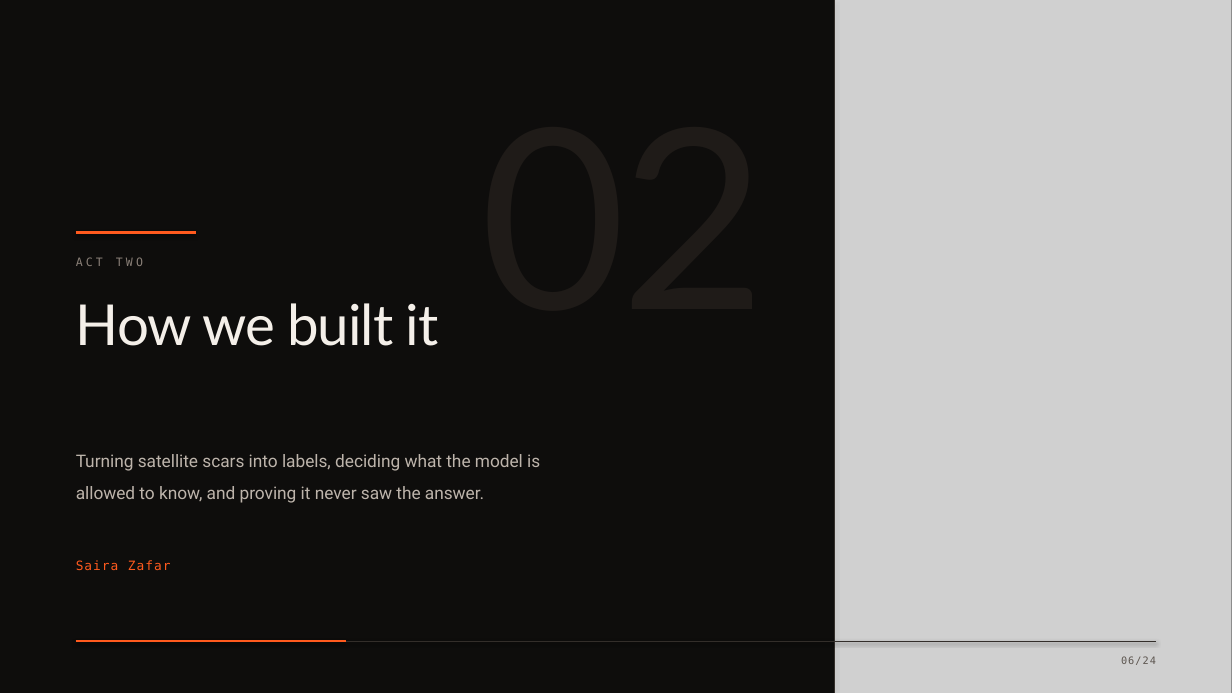
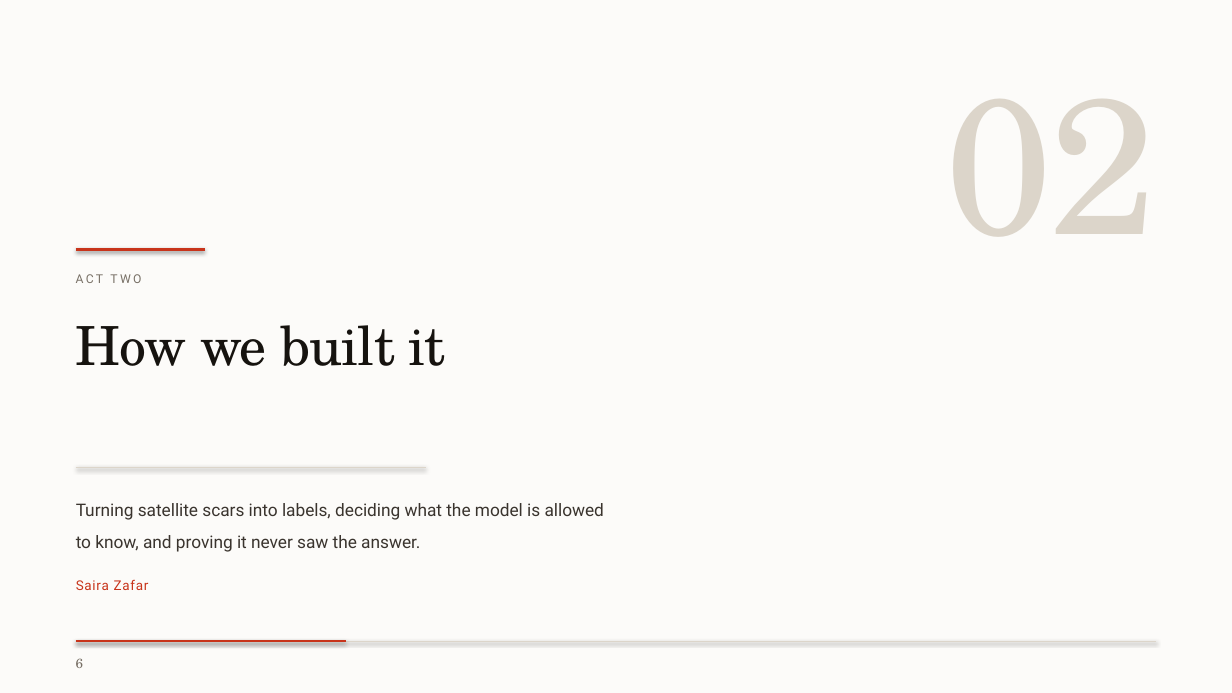
Before and after one commit to harshrastogii/PYRANTIS, a slide deck: slide 6 of reports/PYRANTIS_presentation_redesigned.pptx. Drawn at 1232x693 pixels with LibreOffice and Linux fonts; fonts in the diff are those of the drawing; grey boxes stand for pictures. Boxes give left, top, right and bottom in pixels: in the first picture for what was removed or moved away, otherwise in the second. Text is boxed around its words. In the diff, an @@ line names an element or a change of style, - is before the commit and + after.

```diff
--- a/reports/PYRANTIS_presentation_redesigned.pptx
+++ b/reports/PYRANTIS_presentation_redesigned.pptx
@@ background #0E0D0C to #FCFBF9 @@
@@ picture removed at (x1=835, y1=0, x2=1232, y2=693) @@
@@ line removed from (835, 0) to (835, 693) @@
@@ text added at (x1=946, y1=99, x2=1156, y2=237), 150 pt, text #DCD5CA @@
+02
@@ line moved from (76, 233) - (196, 233) to (76, 250) - (205, 250) @@
@@ line (76, 250) - (205, 250): stroke #FF5A1E 2.6 pt to #C8341B 2.6 pt @@
@@ text "ACT TWO" moved from (x1=76, y1=257, x2=143, y2=266) to (x1=76, y1=274, x2=141, y2=283) @@
@@ text "ACT TWO" at (x1=76, y1=274, x2=141, y2=283): size 9 to 9.5 pt, font DejaVu Sans Mono to Roboto, text colour #8A8078 to #787066, letter spacing 2.4 to 1.8 pt @@
@@ text "How we built it" moved from (x1=76, y1=303, x2=439, y2=346) to (x1=76, y1=325, x2=445, y2=366) @@
@@ text "How we built it" at (x1=76, y1=325, x2=445, y2=366): size 44 to 42 pt, font Lato to TeX Gyre Schola, text colour #F4EFE9 to #16130F, letter spacing -0.8 to -0.6 pt; line spacing 1.04 to 1.1 @@
@@ line added from (76, 468) to (426, 468), #DCD5CA 0.9 pt @@
@@ text "Turning satellite scars into labels, ..." moved from (x1=76, y1=454, x2=540, y2=503) to (x1=76, y1=503, x2=604, y2=552) @@
@@ text "Turning satellite scars into labels, ..." at (x1=76, y1=503, x2=604, y2=552): text colour #BDB4AB to #3A342E; line spacing 1.52 to 1.54 @@
@@ text "Saira Zafar" moved from (x1=76, y1=560, x2=171, y2=570) to (x1=76, y1=580, x2=149, y2=590) @@
@@ text "Saira Zafar" at (x1=76, y1=580, x2=149, y2=590): size 10 to 10.5 pt, font DejaVu Sans Mono to Roboto, text colour #FF5A1E to #C8341B, letter spacing 0.8 to 0.6 pt @@
@@ line (76, 641) - (1156, 641): stroke #332E2A 0.9 pt to #DCD5CA 0.9 pt @@
@@ line (76, 641) - (346, 641): stroke #FF5A1E 1.6 pt to #C8341B 1.4 pt @@
@@ text added at (x1=76, y1=658, x2=83, y2=668), 10.5 pt, text #787066 @@
+6
@@ text removed at (x1=1121, y1=656, x2=1134, y2=664) @@
-06/24
```
Also in this commit, not shown: 23 other slides changed, 3 other files.
